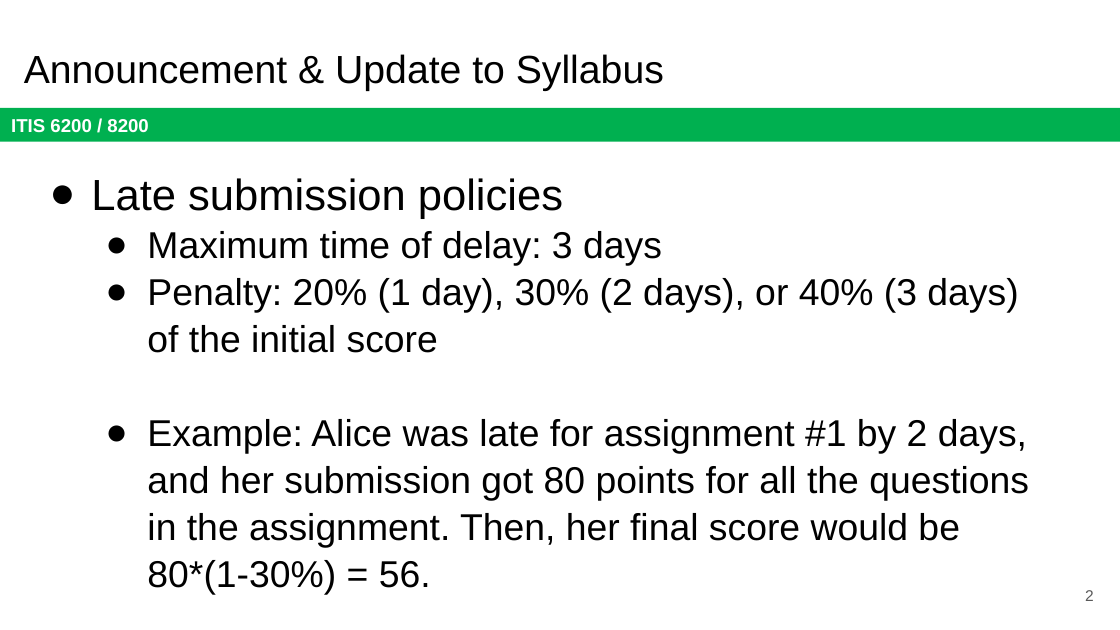
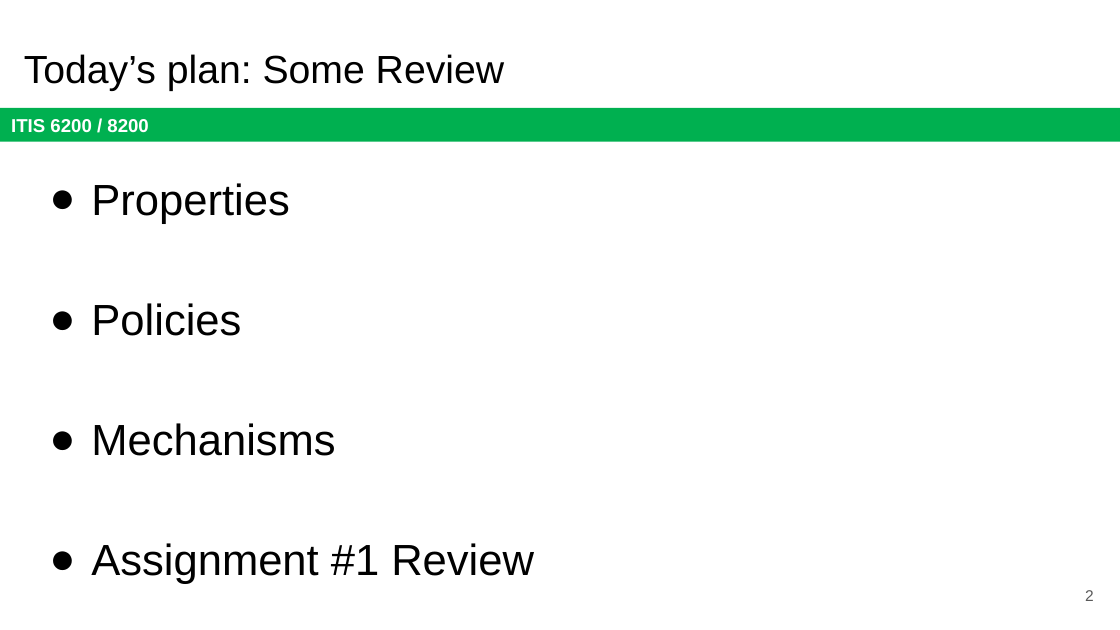
Before and after one commit to jx5c/github.io, a slide deck: slide 2 of teaching/ITIS6200/2023fa/lectures/Properties, policies, and mechanisms.pptx. Drawn at 1120x630 pixels with LibreOffice and Linux fonts; fonts in the diff are those of the drawing. Boxes give left, top, right and bottom in pixels: in the first picture for what was removed or moved away, otherwise in the second. Text is boxed around its words. In the diff, an @@ line names an element or a change of style, - is before the commit and + after.

```diff
--- a/teaching/ITIS6200/2023fa/lectures/Properties, policies, and mechanisms.pptx
+++ b/teaching/ITIS6200/2023fa/lectures/Properties, policies, and mechanisms.pptx
@@ title at <box>24,54,504,91</box>: text changed @@
-Announcement & Update to Syllabus
+Today’s plan: Some Review
@@ text at <box>91,183,534,584</box>: text changed; size 24 to 28 pt @@
-● Late submission policies
-  ● Maximum time of delay: 3 days
-  ● Penalty: 20% (1 day), 30% (2 days), or 40% (3 days) of the initial score
-  ● Example: Alice was late for assignment #1 by 2 days, and her submission got 80 points for all the questions in the assignment. Then, her final score would be 80*(1-30%) = 56.
+● Properties
+● Policies
+● Mechanisms
+● Assignment #1 Review
```
Also in this commit, not shown: 2 other slides changed, 9 slides added, 2 slides removed, 1 other file.
